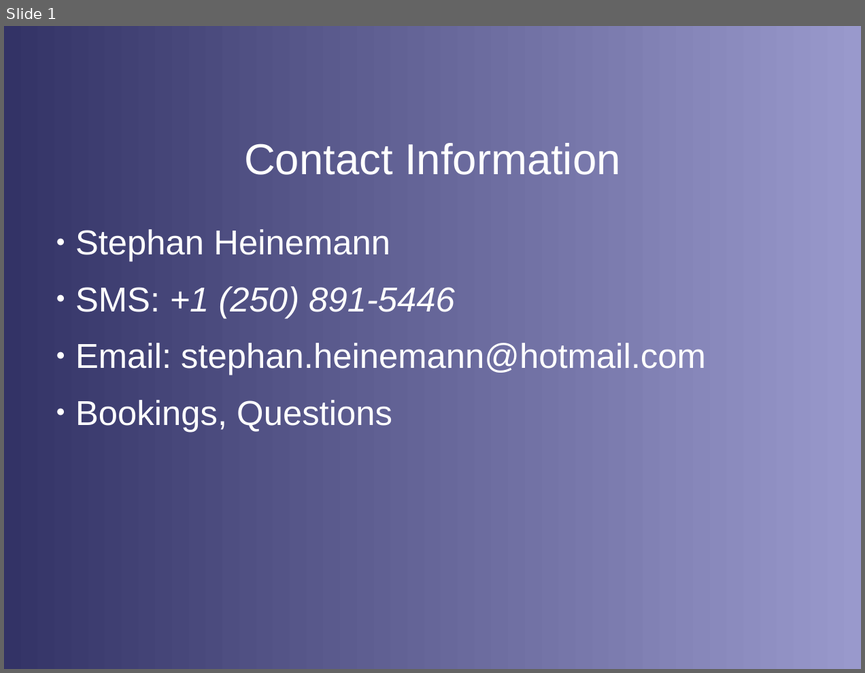
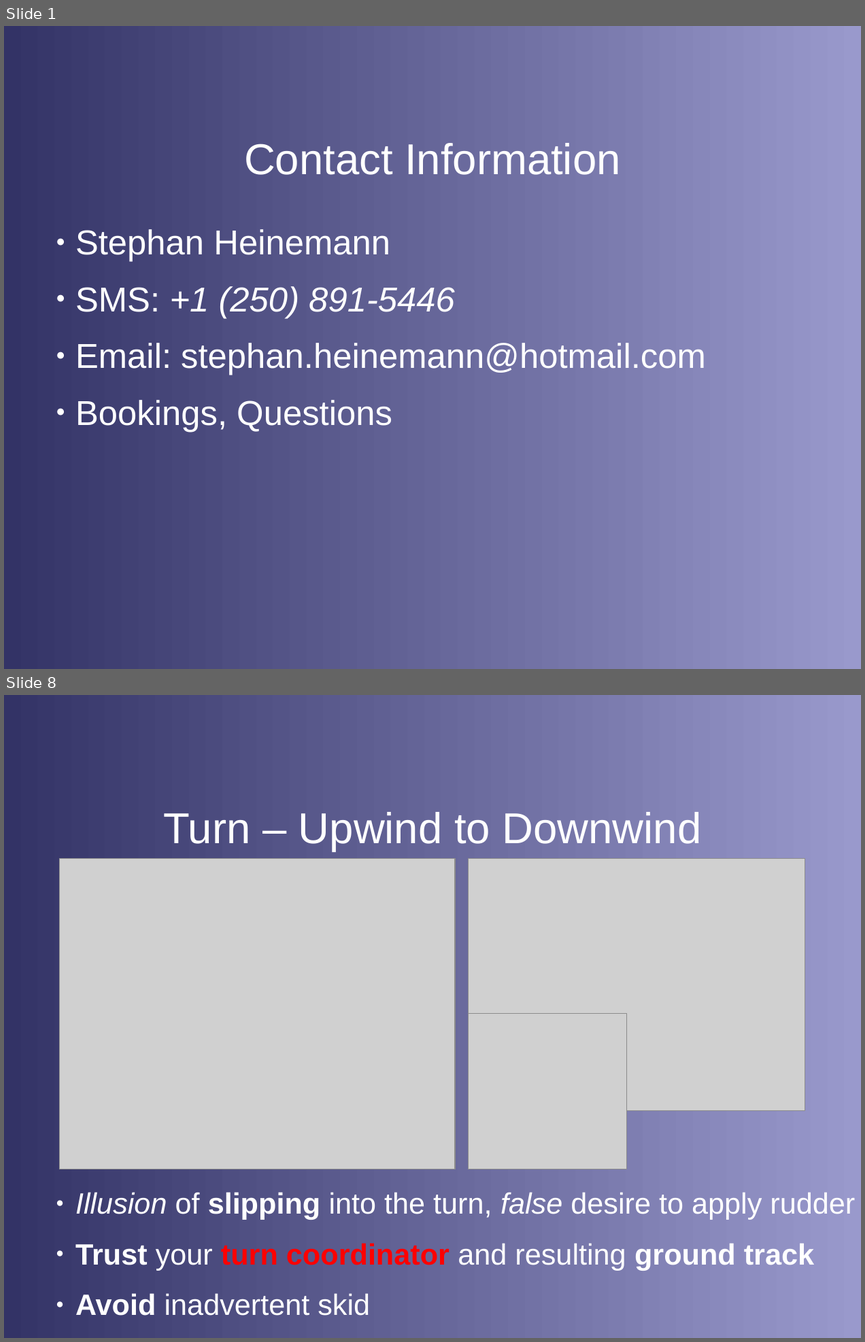
Before and after one commit to stephanheinemann/flight, a slide deck: FI/DriftIllusions/DriftIllusions.odp. Shown one above the other, each under a label of ours: slide 1 before the commit, slides 1 and 8 after it; the slides between them are not shown. The pictures are 865x673 and 865x1342 pixels, drawn with LibreOffice and Linux fonts; fonts in the diff are those of the drawing; grey boxes stand for pictures; background and template pictures are left out. Boxes give left, top, right and bottom in pixels: in the first picture for what was removed or moved away, otherwise in the second. Text is boxed around its words. In the diff, an @@ line names an element or a change of style, - is before the commit and + after.

Commit message:
extended illusion presentation

```diff
--- a/FI/DriftIllusions/DriftIllusions.odp
+++ b/FI/DriftIllusions/DriftIllusions.odp
@@ slide 8 added at <box>4,695,861,1338</box>, background gradient #333366 to #9999CC @@
@@ title added at <box>163,812,702,851</box>, 40 pt, text #FFFFFF @@
+Turn – Upwind to Downwind
@@ picture added at <box>59,858,455,1169</box> @@
@@ picture added at <box>468,858,805,1111</box> @@
@@ picture added at <box>468,1014,627,1169</box> @@
@@ text added at <box>75,1192,855,1316</box>, 27.2 pt, text #FFFFFF @@
+● Illusion of slipping into the turn, false desire to apply rudder
+● Trust your turn coordinator and resulting ground track
+● Avoid inadvertent skid
```
Also in this commit, not shown: 4 slides changed, 8 other slides added, 14 slides removed, 18 other files.
